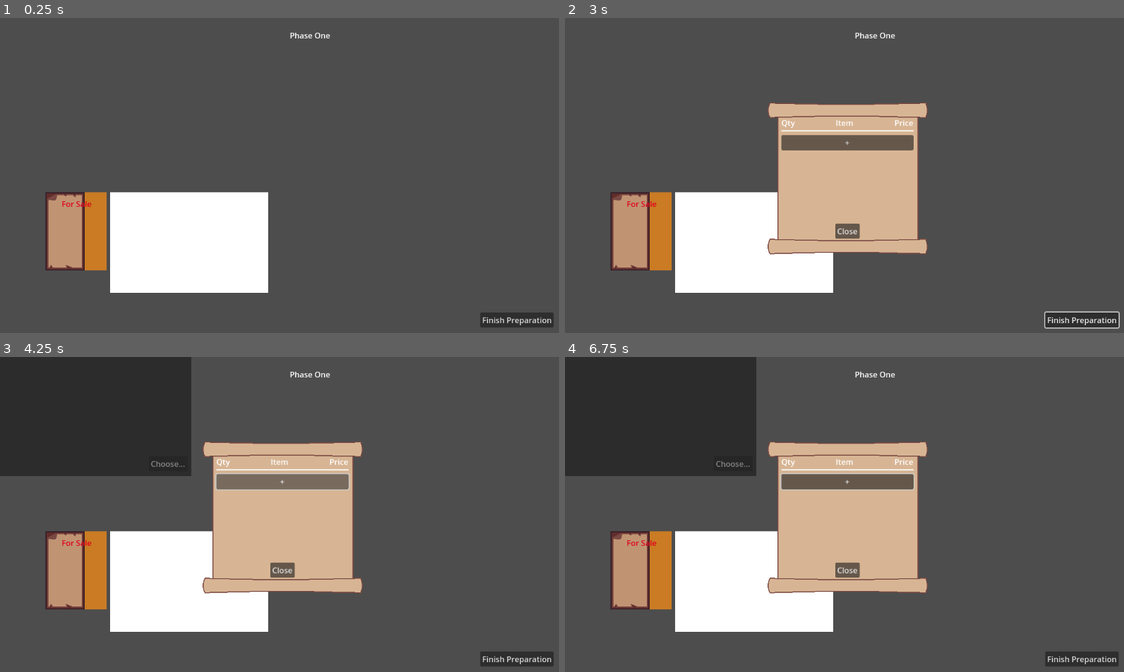
Above: before the commit, frames 1-4 (two rows, left to right).
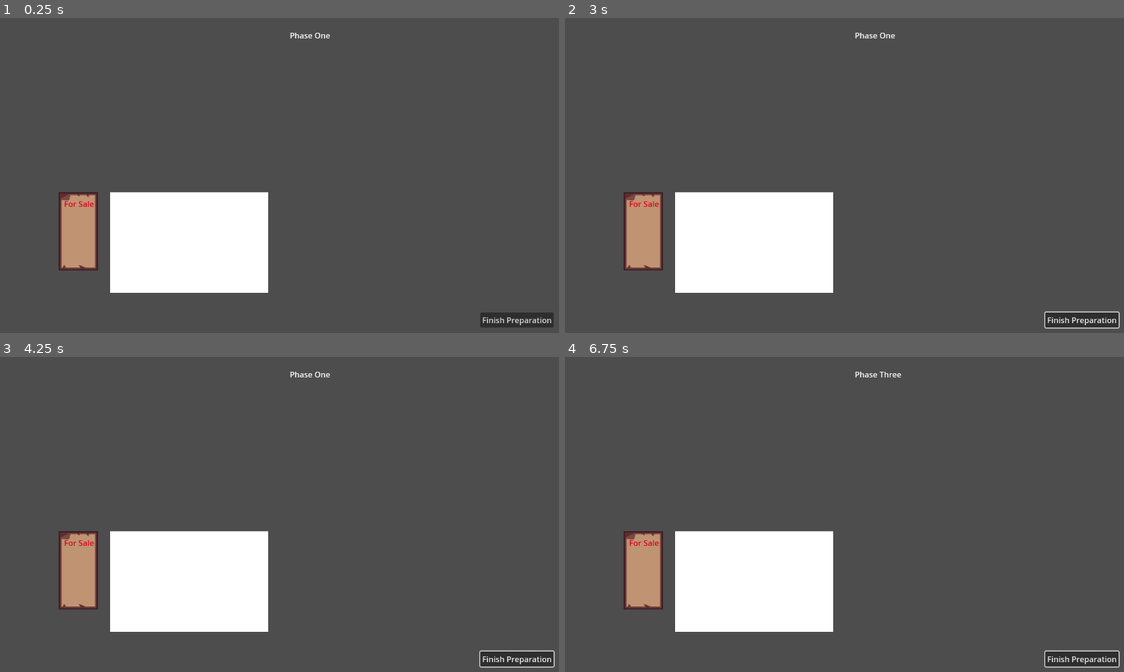
Above: after the commit, the same moments.

Repository: Missingreference/LDJam-58-Game
Game: Godot game, scene res://scenes/game.tscn
The game is run twice, just before and just after one commit, with the same random seed, the same clock (stepped at 60 frames per second) and the same inputs.
Inputs (mouse positions are in pixels of both pictures, inside the frame that each line leads up to):
- Up to frame 1 (0.25 s): no input
- Up to frame 2 (3 s): click "Finish Preparation" at 0.5 s; click "Finish Preparation" at 1.25 s; click "Finish Preparation" at 2 s; tap Enter at 2.75 s; move the mouse to (643, 232) at 2.77 s; click (643, 232) at 2.92 s
- Up to frame 3 (4.25 s): click (285, 483) at 3.5 s, where only the run before the commit has a clickable "+"
- Up to frame 4 (6.75 s): click (850, 483) at 4.25 s, where only the run before the commit has a clickable "+"; click (850, 483) at 5 s, where only the run before the commit has a clickable "+"; tap Space at 5.75 s; move the mouse to (732, 530) at 5.77 s; click (732, 530) at 5.92 s; tap Enter at 6.5 s; move the mouse to (905, 445) at 6.52 s; click (905, 445) at 6.67 s

The runs differ from the first frame. In frame 1, 1.9% of the frame differs, in the area x 8-20%, y 55-81%; in frame 2, 13%; in frame 3, 27%, in the area x 0-100%, y 0-99%; in frame 4, 26%.
Error after the commit: Parse Error: Preload file "res://scenes/test.tscn" does not exist. (res://scripts/shop_menu_edit.gd:5)

Commit message:
Use Node2D for free-floating UI instead of Control nodes
They are better to position globally after being added to the scene tree

Diff:
--- a/scenes/game.tscn
+++ b/scenes/game.tscn
@@ -6,6 +6,13 @@
 [node name="Game" type="Node2D"]
 script = ExtResource("1_uwrxv")
 
+[node name="PhaseLabel" type="Label" parent="."]
+offset_left = 592.0
+offset_top = 24.0
+offset_right = 656.0
+offset_bottom = 47.0
+text = "Phase: 1"
+
 [node name="Shop" type="ColorRect" parent="."]
 offset_left = 225.0
 offset_top = 357.0
@@ -13,10 +20,10 @@
 offset_bottom = 563.0
 
 [node name="ShopMenuSmall" parent="." instance=ExtResource("2_yqjtg")]
-offset_left = 93.0
+offset_left = 120.0
 offset_top = 357.0
-offset_right = 218.0
-offset_bottom = 507.0
+offset_right = 200.0
+offset_bottom = 517.0
 
 [node name="FinishButton" type="Button" parent="."]
 offset_left = 981.0
@@ -24,10 +31,3 @@
 offset_right = 1131.0
 offset_bottom = 634.0
 text = "Finish Preparation"
-
-[node name="PhaseLabel" type="Label" parent="."]
-offset_left = 592.0
-offset_top = 24.0
-offset_right = 656.0
-offset_bottom = 47.0
-text = "Phase: 1"
--- a/scenes/inventory_ui.tscn
+++ b/scenes/inventory_ui.tscn
@@ -1,23 +1,26 @@
-[gd_scene load_steps=2 format=3 uid="uid://cwasakcao8et1"]
+[gd_scene load_steps=3 format=3 uid="uid://cwasakcao8et1"]
 
-[ext_resource type="Script" path="res://scripts/inventoryUI.gd" id="1_tahbm"]
+[ext_resource type="Script" uid="uid://dgh7sv6nu6ab3" path="res://scripts/inventoryUI.gd" id="1_tahbm"]
+[ext_resource type="PackedScene" path="res://scenes/item_slot.tscn" id="2_ylkvr"]
 
-[node name="Inventory" type="ColorRect"]
+[node name="Inventory" type="Node2D"]
+script = ExtResource("1_tahbm")
+
+[node name="ColorRect" type="ColorRect" parent="."]
 anchors_preset = 8
 anchor_left = 0.5
 anchor_top = 0.5
 anchor_right = 0.5
 anchor_bottom = 0.5
-offset_left = -380.0
-offset_top = -244.0
-offset_right = 328.0
-offset_bottom = 164.0
+offset_left = -400.0
+offset_top = -300.0
+offset_right = 400.0
+offset_bottom = 300.0
 grow_horizontal = 2
 grow_vertical = 2
-color = Color(0.1728327, 0.17283267, 0.17283267, 1)
-script = ExtResource("1_tahbm")
+color = Color(0.23392546, 0.23392546, 0.23392543, 1)
 
-[node name="Title" type="Label" parent="."]
+[node name="Title" type="Label" parent="ColorRect"]
 layout_mode = 1
 anchors_preset = 5
 anchor_left = 0.5
@@ -29,56 +32,57 @@
 text = "Title - Inventory UI"
 horizontal_alignment = 1
 
-[node name="Selection Highlighter" type="ColorRect" parent="."]
+[node name="Selection Highlighter" type="ColorRect" parent="ColorRect"]
 layout_mode = 0
 offset_right = 45.0
 offset_bottom = 45.0
 color = Color(0, 0, 1, 0.49019608)
 
-[node name="MarginContainer" type="MarginContainer" parent="."]
+[node name="MarginContainer" type="MarginContainer" parent="ColorRect"]
 layout_mode = 1
-anchors_preset = -1
-anchor_top = 0.14500001
+anchors_preset = 15
 anchor_right = 1.0
 anchor_bottom = 1.0
-offset_bottom = -22.0
 grow_horizontal = 2
 grow_vertical = 2
+theme_override_constants/margin_left = 30
+theme_override_constants/margin_top = 30
+theme_override_constants/margin_right = 30
+theme_override_constants/margin_bottom = 30
 
-[node name="GridContainer" type="GridContainer" parent="MarginContainer"]
+[node name="GridContainer" type="GridContainer" parent="ColorRect/MarginContainer"]
 layout_mode = 2
 theme_override_constants/h_separation = 13
 columns = 4
 
-[node name="Exit Button" type="Button" parent="."]
+[node name="ItemSlot" parent="ColorRect/MarginContainer/GridContainer" instance=ExtResource("2_ylkvr")]
+layout_mode = 2
+
+[node name="Exit Button" type="Button" parent="ColorRect"]
 layout_mode = 1
 anchors_preset = 1
 anchor_left = 1.0
 anchor_right = 1.0
-offset_left = -33.0
-offset_top = 7.0
-offset_right = -7.0
-offset_bottom = 29.0
+offset_left = -26.0
+offset_bottom = 22.0
 grow_horizontal = 0
 theme_override_constants/line_spacing = -7
 theme_override_font_sizes/font_size = 10
 text = "Exit"
 
-[node name="Choose Button" type="Button" parent="."]
+[node name="Choose Button" type="Button" parent="ColorRect"]
 layout_mode = 1
 anchors_preset = 3
 anchor_left = 1.0
 anchor_top = 1.0
 anchor_right = 1.0
 anchor_bottom = 1.0
-offset_left = -87.0
-offset_top = -41.0
-offset_right = -8.0
-offset_bottom = -10.0
+offset_left = -79.0
+offset_top = -31.0
 grow_horizontal = 0
 grow_vertical = 0
 theme_override_font_sizes/font_size = 16
 text = "Choose..."
 
-[connection signal="pressed" from="Exit Button" to="." method="_onExitButtonPressed"]
-[connection signal="pressed" from="Choose Button" to="." method="_onChooseButtonPressed"]
+[connection signal="pressed" from="ColorRect/Exit Button" to="." method="_onExitButtonPressed"]
+[connection signal="pressed" from="ColorRect/Choose Button" to="." method="_onChooseButtonPressed"]
--- a/scenes/shop_menu_edit.tscn
+++ b/scenes/shop_menu_edit.tscn
@@ -3,27 +3,28 @@
 [ext_resource type="Script" uid="uid://cjxumhmdxxubr" path="res://scripts/shop_menu_edit.gd" id="1_ef4hk"]
 [ext_resource type="Texture2D" uid="uid://dv480hc50nmte" path="res://assets/sprites/scroll.png" id="2_pgh2g"]
 
-[node name="ShopMenuEdit" type="Control"]
-layout_mode = 3
+[node name="ShopMenuEdit" type="Node2D"]
+script = ExtResource("1_ef4hk")
+
+[node name="Sprite2D" type="TextureRect" parent="."]
+anchors_preset = 8
+anchor_left = 0.5
+anchor_top = 0.5
+anchor_right = 0.5
+anchor_bottom = 0.5
+offset_left = -175.0
+offset_top = -175.0
+offset_right = 175.0
+offset_bottom = 175.0
+grow_horizontal = 2
+grow_vertical = 2
+texture = ExtResource("2_pgh2g")
+
+[node name="MarginContainer" type="MarginContainer" parent="Sprite2D"]
+layout_mode = 1
 anchors_preset = 15
 anchor_right = 1.0
 anchor_bottom = 1.0
-grow_horizontal = 2
-grow_vertical = 2
-script = ExtResource("1_ef4hk")
-
-[node name="Sprite2D" type="Sprite2D" parent="."]
-position = Vector2(577, 332)
-texture = ExtResource("2_pgh2g")
-
-[node name="MarginContainer" type="MarginContainer" parent="Sprite2D"]
-anchors_preset = 15
-anchor_right = 1.0
-anchor_bottom = 1.0
-offset_left = -175.0
-offset_top = -175.0
-offset_right = -175.0
-offset_bottom = -175.0
 grow_horizontal = 2
 grow_vertical = 2
 theme_override_constants/margin_left = 40
@@ -64,15 +65,16 @@
 text = "+"
 
 [node name="CloseButton" type="Button" parent="Sprite2D"]
+layout_mode = 1
 anchors_preset = 7
 anchor_left = 0.5
 anchor_top = 1.0
 anchor_right = 0.5
 anchor_bottom = 1.0
-offset_left = -200.0
-offset_top = -261.0
-offset_right = -150.0
-offset_bottom = -230.0
+offset_left = -25.0
+offset_top = -83.0
+offset_right = 25.0
+offset_bottom = -52.0
 grow_horizontal = 2
 grow_vertical = 0
 text = "Close"
--- a/scripts/inventoryUI.gd
+++ b/scripts/inventoryUI.gd
@@ -3,15 +3,16 @@
 #-Call SetInventory
 #-Listen for signals
 class_name InventoryUI
-extends ColorRect
+extends Node2D
 var item_slot_scene =  preload("res://scenes/item_slot.tscn")
 
-@onready var titleLabel: Label = $Title
-@onready var marginContainer: MarginContainer = $MarginContainer
-@onready var gridContainer: GridContainer = $MarginContainer/GridContainer
-@onready var selectionHighlighter: ColorRect = $"Selection Highlighter"
-@onready var exitButton: Button = $"Exit Button"
-@onready var chooseButton: Button = $"Choose Button"
+@onready var colorRect: ColorRect = $ColorRect
+@onready var titleLabel: Label = $ColorRect/Title
+@onready var marginContainer: MarginContainer = $ColorRect/MarginContainer
+@onready var gridContainer: GridContainer = $ColorRect/MarginContainer/GridContainer
+@onready var selectionHighlighter: ColorRect = $ColorRect/"Selection Highlighter"
+@onready var exitButton: Button = $"ColorRect/Exit Button"
+@onready var chooseButton: Button = $"ColorRect/Choose Button"
 
 signal itemChosen
 signal exited
@@ -40,6 +41,9 @@
     SetMode(Mode.Readonly)
 
     if get_tree().current_scene == self:
+        # Center in viewport
+        self.global_position = get_viewport_rect().size / 2.0
+
         #Debug
         SetMode(Mode.Manage)
 
@@ -53,7 +57,7 @@
     #Note: It would be better to resuse these item slots
     for i in gridContainer.get_child_count():
         var child = gridContainer.get_child(i)
-        child.queue_free()
+        gridContainer.remove_child(child)
 
     var itemCountSoFar = 0
     var inventoryItems = _inventory.GetItems().values()
@@ -85,8 +89,8 @@
     _inventory.changed.connect(Refresh)
 
     #Define spacing and column count
-    var columnCount = floor(self.size.x / (SLOT_PIXEL_SIZE + SLOT_SPACING))
-    var remainingSpace = self.size.x - ((columnCount * SLOT_PIXEL_SIZE) + ((columnCount-1) * SLOT_SPACING))
+    var columnCount = floor(self.colorRect.size.x / (SLOT_PIXEL_SIZE + SLOT_SPACING))
+    var remainingSpace = self.colorRect.size.x - ((columnCount * SLOT_PIXEL_SIZE) + ((columnCount-1) * SLOT_SPACING))
     gridContainer.columns = columnCount
     gridContainer.add_theme_constant_override("h_separation", SLOT_SPACING)
     marginContainer.offset_left = remainingSpace * 0.5
--- a/scripts/shop_menu_edit.gd
+++ b/scripts/shop_menu_edit.gd
@@ -1,7 +1,8 @@
-extends Control
+extends Node2D
 
 signal closed
 
+const test_scene = preload("res://scenes/test.tscn")
 const inventory_ui_scene = preload("res://scenes/inventory_ui.tscn")
 const shop_menu_edit_item = preload("res://scenes/shop_menu_edit_item.tscn")
 
@@ -31,6 +32,7 @@
     # Fetch item from warehouse inventory
     var inventory_ui: InventoryUI = self.inventory_ui_scene.instantiate()
     self.add_child(inventory_ui)
+    inventory_ui.global_position = get_viewport_rect().size / 2.0
     inventory_ui.SetMode(InventoryUI.Mode.Picker)
     inventory_ui.SetTargetInventory(self.game_data.inventory)
     inventory_ui.itemChosen.connect(self._inventory_item_chosen.bind(inventory_ui))
--- a/scripts/shop_menu_small.gd
+++ b/scripts/shop_menu_small.gd
@@ -108,7 +108,7 @@
     shop_edit.game_data = self._game_data
     shop_edit.closed.connect(self._close_shop_menu_edit.bind(shop_edit))
     self.add_child(shop_edit)
-    shop_edit.global_position = Vector2(0, 0)
+    shop_edit.global_position = get_viewport_rect().size / 2.0
 
 
 func _close_shop_menu_edit(shop_edit):
